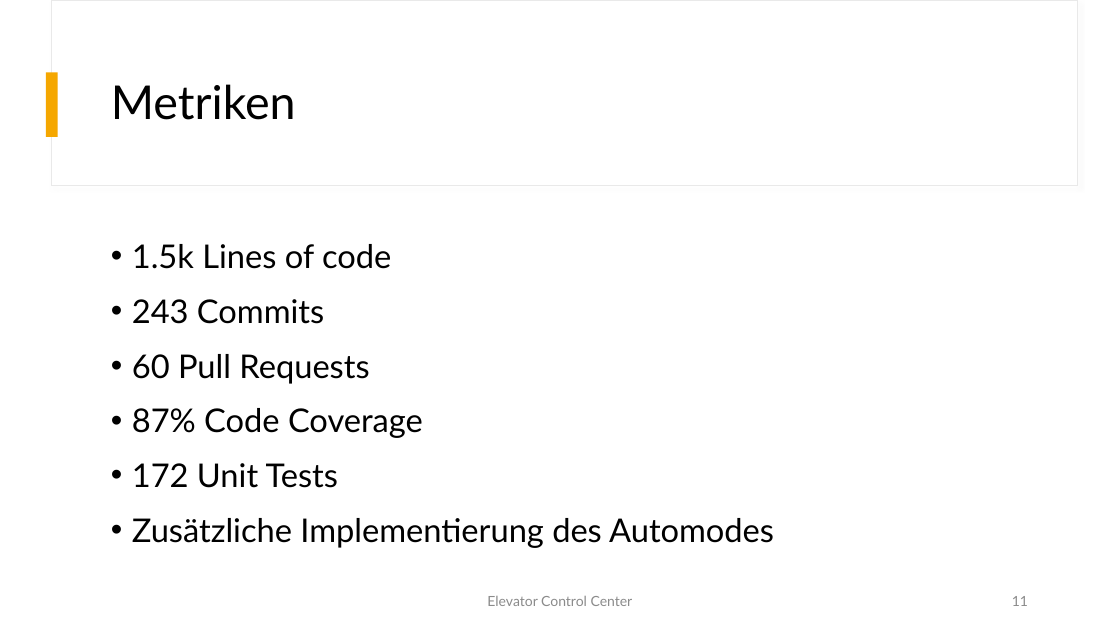
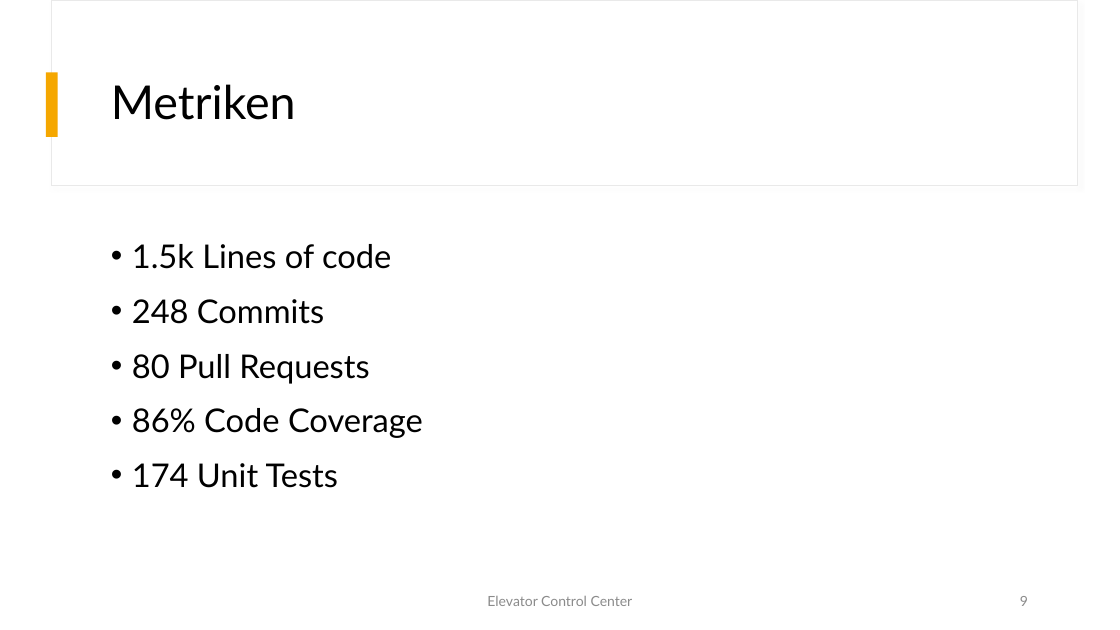
Before and after one commit to fhhagenberg-sqe-esd-ws20/elevator-control-center-team-c, a slide deck: slide 9 of doc/Presentation/Elevator_Control_Center.pptx (slide 11 before the commit). Drawn at 1120x630 pixels with LibreOffice and Linux fonts; fonts in the diff are those of the drawing. Boxes give left, top, right and bottom in pixels: in the first picture for what was removed or moved away, otherwise in the second. Text is boxed around its words. In the diff, an @@ line names an element or a change of style, - is before the commit and + after.

Commit message:
updated presentation

```diff
--- a/doc/Presentation/Elevator_Control_Center.pptx
+++ b/doc/Presentation/Elevator_Control_Center.pptx
@@ text at (132,299,423,488): text changed @@
-• 243 Commits
-• 60 Pull Requests
-• 87% Code Coverage
-• 172 Unit Tests
-• Zusätzliche Implementierung des Automodes
+• 248 Commits
+• 80 Pull Requests
+• 86% Code Coverage
+• 174 Unit Tests
@@ page number at (1020,596,1028,606): text changed @@
-11
+9
```
Also in this commit, not shown: 7 other slides changed, 2 slides removed, 1 other file.
